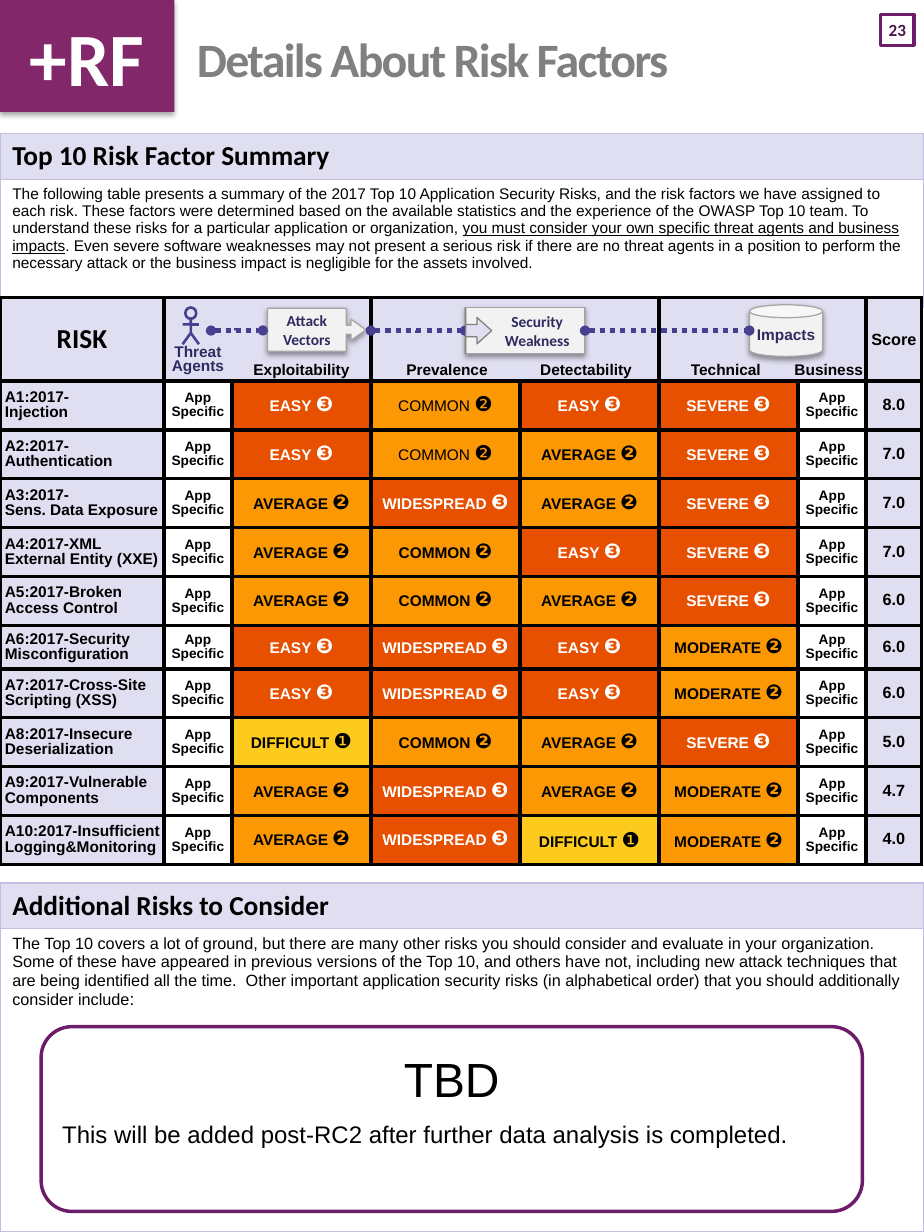
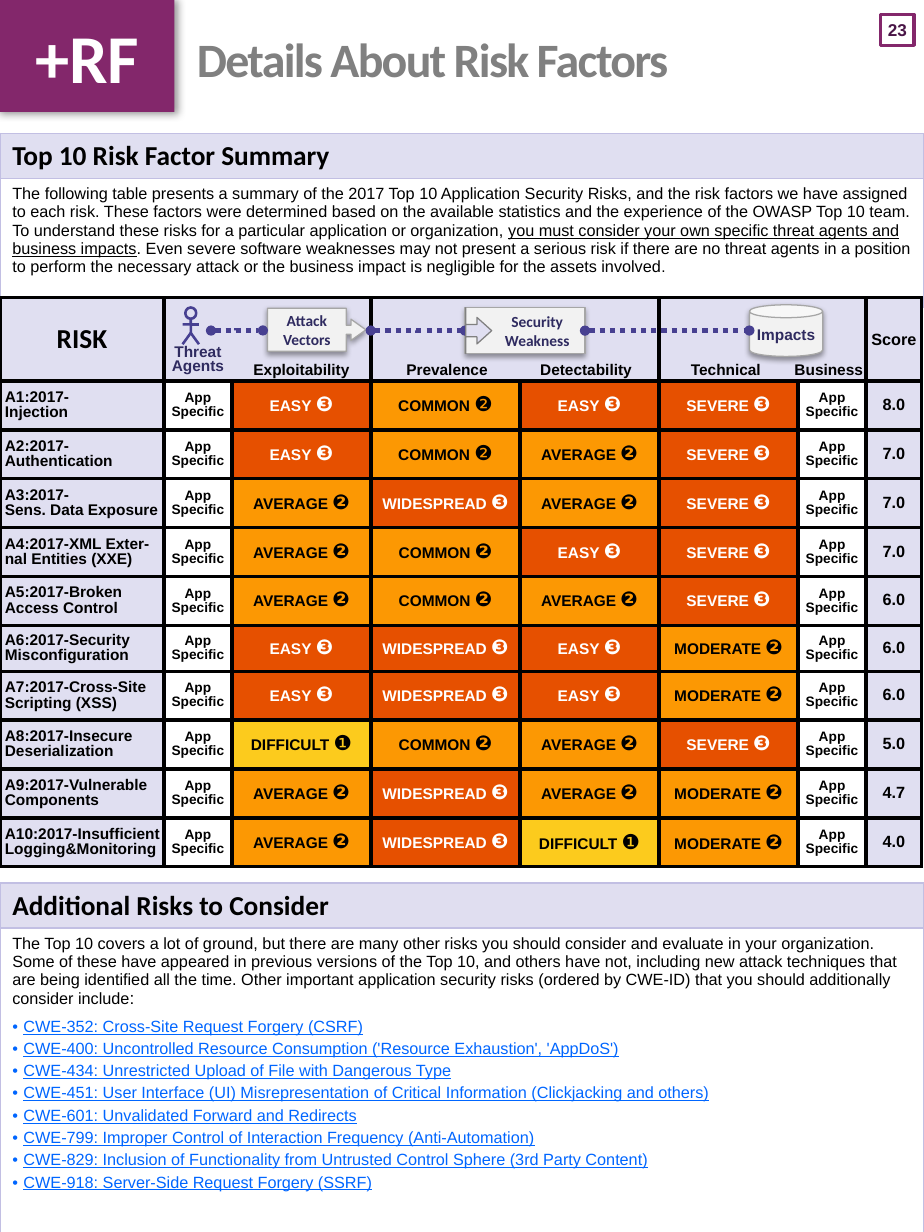
Before and after one commit to OWASP/Top10, a slide deck: slide 24 of 2017/OWASP Top 10 2017 GM (en).pptx. Drawn at 924x1232 pixels with LibreOffice and Linux fonts; fonts in the diff are those of the drawing. Boxes give left, top, right and bottom in pixels: in the first picture for what was removed or moved away, otherwise in the second. Text is boxed around its words. In the diff, an @@ line names an element or a change of style, - is before the commit and + after.

```diff
--- a/2017/OWASP Top 10 2017 GM (en).pptx
+++ b/2017/OWASP Top 10 2017 GM (en).pptx
@@ text "+RF" at box(0, 0, 175, 112): size 44 to 40 pt; shadow changed @@
@@ page number at box(881, 15, 915, 46): font Calibri to Arial; outline #6D1D6B 2 pt to #83276B 2 pt @@
@@ table at box(0, 133, 924, 307) @@
@@ size 9 to 9.5 pt @@
@@ more space between paragraphs @@
@@ table at box(0, 298, 922, 867) @@
-row 5, column 1: A4:2017-XML External Entity (XXE)
+row 5, column 1: A4:2017-XML Exter-nal Entities (XXE)
@@ bold on in "COMMON", "COMMON" @@
@@ table at box(0, 883, 924, 1232) @@
-row 2, column 1: The Top 10 covers a lot of ground, but there are many other risks you should consider and evaluate in your organization. Some of these have appeared in previous versions of the Top 10, and others have not, including new attack techniques that are being identified all the time. Other important application security risks (in alphabetical order) that you should additionally consider include:
+row 2, column 1: The Top 10 covers a lot of ground, but there are many other risks you should consider and evaluate in your organization. Some of these have appeared in previous versions of the Top 10, and others have not, including new attack techniques that are being identified all the time. Other important application security risks (ordered by CWE-ID) that you should additionally consider include: / CWE-352: Cross-Site Request Forgery (CSRF) / CWE-400: Uncontrolled Resource Consumption ('Resource Exhaustion', 'AppDoS') / CWE-434: Unrestricted Upload of File with Dangerous Type / CWE-451: User Interface (UI) Misrepresentation of Critical Information (Clickjacking and others) / CWE-601: Unvalidated Forward and Redirects / CWE-799: Improper Control of Interaction Frequency (Anti-Automation) / CWE-829: Inclusion of Functionality from Untrusted Control Sphere (3rd Party Content) / CWE-918: Server-Side Request Forgery (SSRF)
@@ rounded rectangle removed at box(41, 1026, 862, 1211) @@
-TBD
-This will be added post-RC2 after further data analysis is completed.
```
Also in this commit, not shown: 26 other slides changed, 22 other files.
